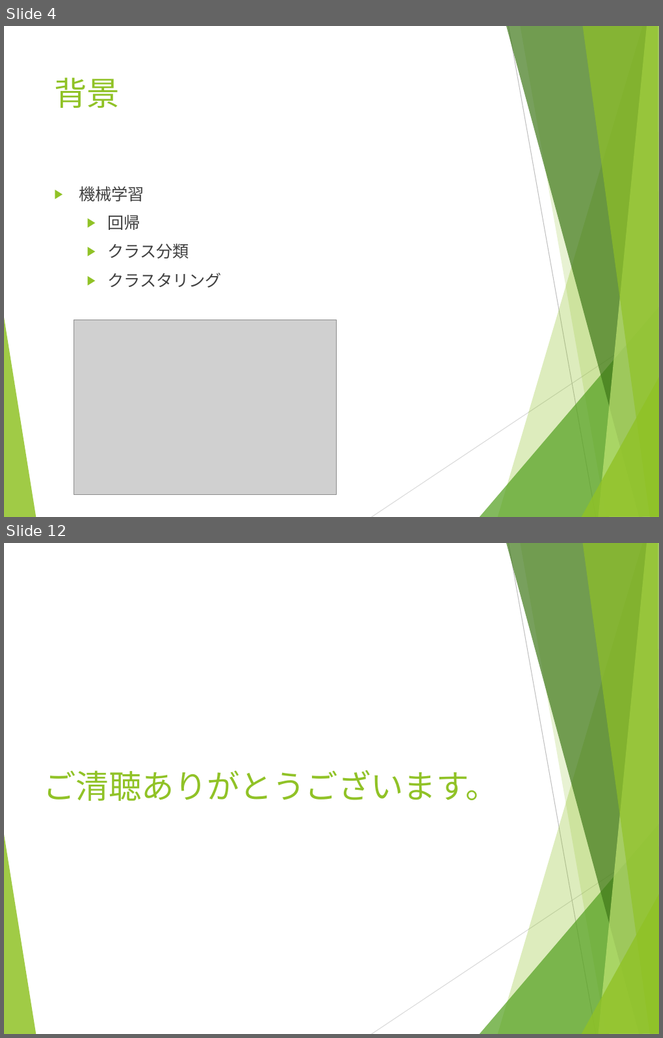
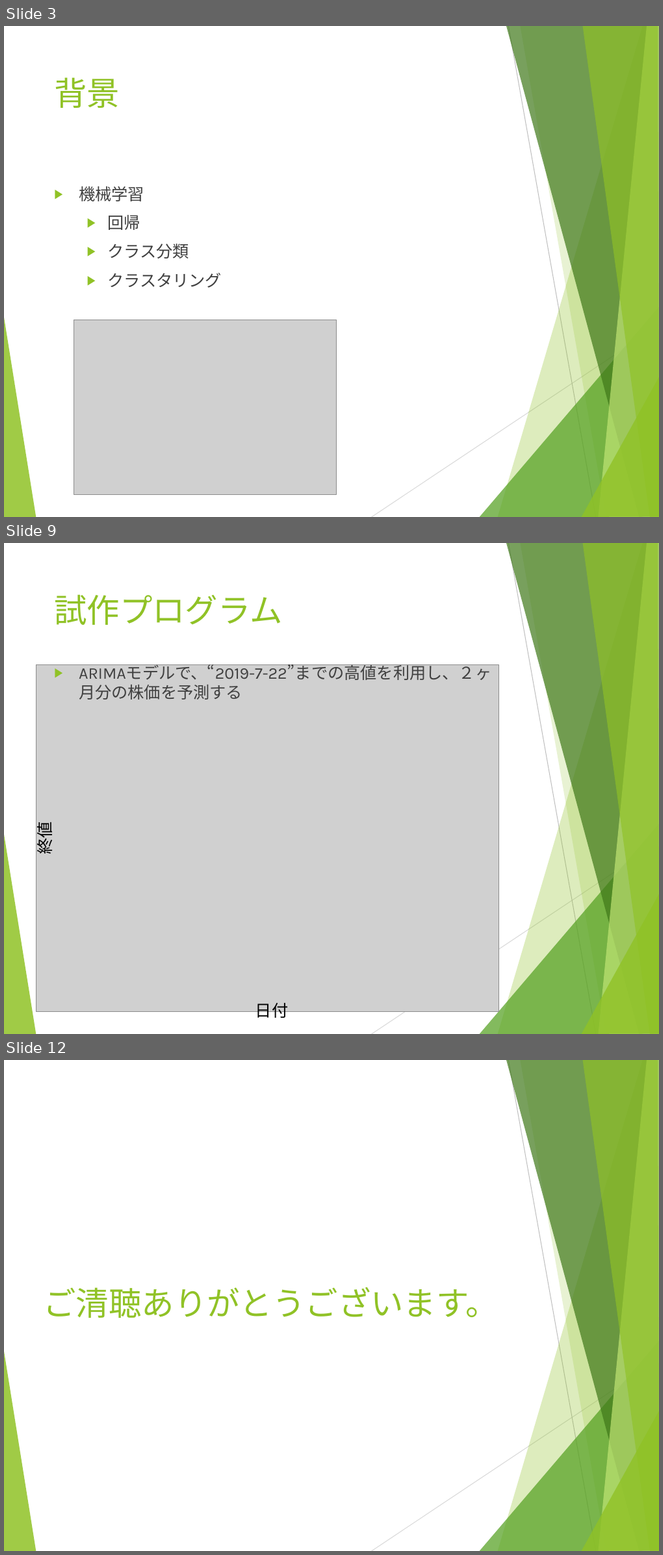
Before and after one commit to breeze934/N1, a slide deck: Pythonによるを用いた株価予測システムの開発_張浩.pptx. Shown one above the other, each under a label of ours: slides 4 and 12 before the commit, slides 3, 9 and 12 after it; the slides between them are not shown. The pictures are 663x1038 and 663x1555 pixels, drawn with LibreOffice and Linux fonts; fonts in the diff are those of the drawing; grey boxes stand for pictures. Boxes give left, top, right and bottom in pixels: in the first picture for what was removed or moved away, otherwise in the second. Text is boxed around its words. In the diff, an @@ line names an element or a change of style, - is before the commit and + after.

```diff
--- a/Pythonによるを用いた株価予測システムの開発_張浩.pptx
+++ b/Pythonによるを用いた株価予測システムの開発_張浩.pptx
@@ slide 9 added at box(4, 543, 659, 1034), background #FFFFFF; not listed: 10 template elements that a slide beside it also shows @@
@@ title added at box(54, 594, 282, 625), 36 pt, text #90C226 @@
+試作プログラム
@@ picture added at box(36, 665, 499, 1012) @@
@@ text added at box(79, 665, 492, 680), 18 pt, text #404040 @@
+▶ ARIMAモデルで、“2019-7-22”までの高値を利用し、２ヶ月分の株価を予測する
@@ text added at box(32, 825, 55, 854), 18 pt, text #000000 @@
+終値
@@ text added at box(256, 1003, 288, 1021), 18 pt, text #000000 @@
+日付
@@ what was slide 4 is now slide 3 @@
```
Also in this commit, not shown: 6 slides changed, 3 other slides added, 4 slides removed.
